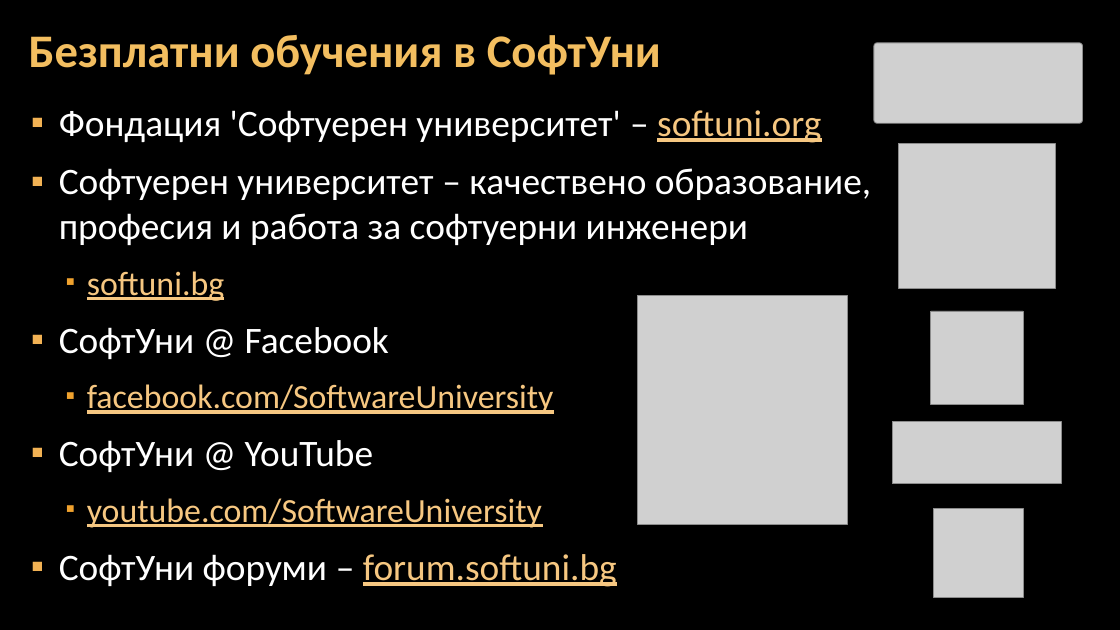
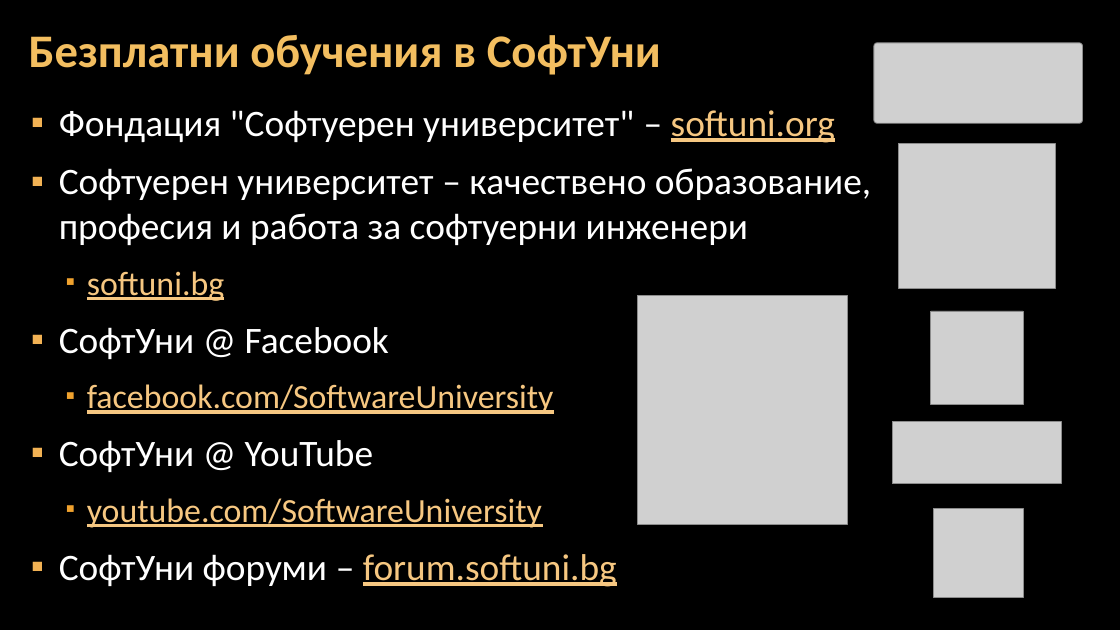
Before and after one commit to Software-University/C-plus-plus, a slide deck: slide 26 of 6. Drawing-with-Loops/6. Drawing-with-Loops.pptx. Drawn at 1120x630 pixels with LibreOffice and Linux fonts; fonts in the diff are those of the drawing; grey boxes stand for pictures; background and template pictures are left out. Boxes give left, top, right and bottom in pixels: in the first picture for what was removed or moved away, otherwise in the second. Text is boxed around its words. In the diff, an @@ line names an element or a change of style, - is before the commit and + after.

```diff
--- a/6. Drawing-with-Loops/6. Drawing-with-Loops.pptx
+++ b/6. Drawing-with-Loops/6. Drawing-with-Loops.pptx
@@ text at <box>59,110,835,143</box>: text changed @@
-▪ Фондация 'Софтуерен университет' – softuni.org
+▪ Фондация "Софтуерен университет" – softuni.org
```
Also in this commit, not shown: 15 other slides changed.
